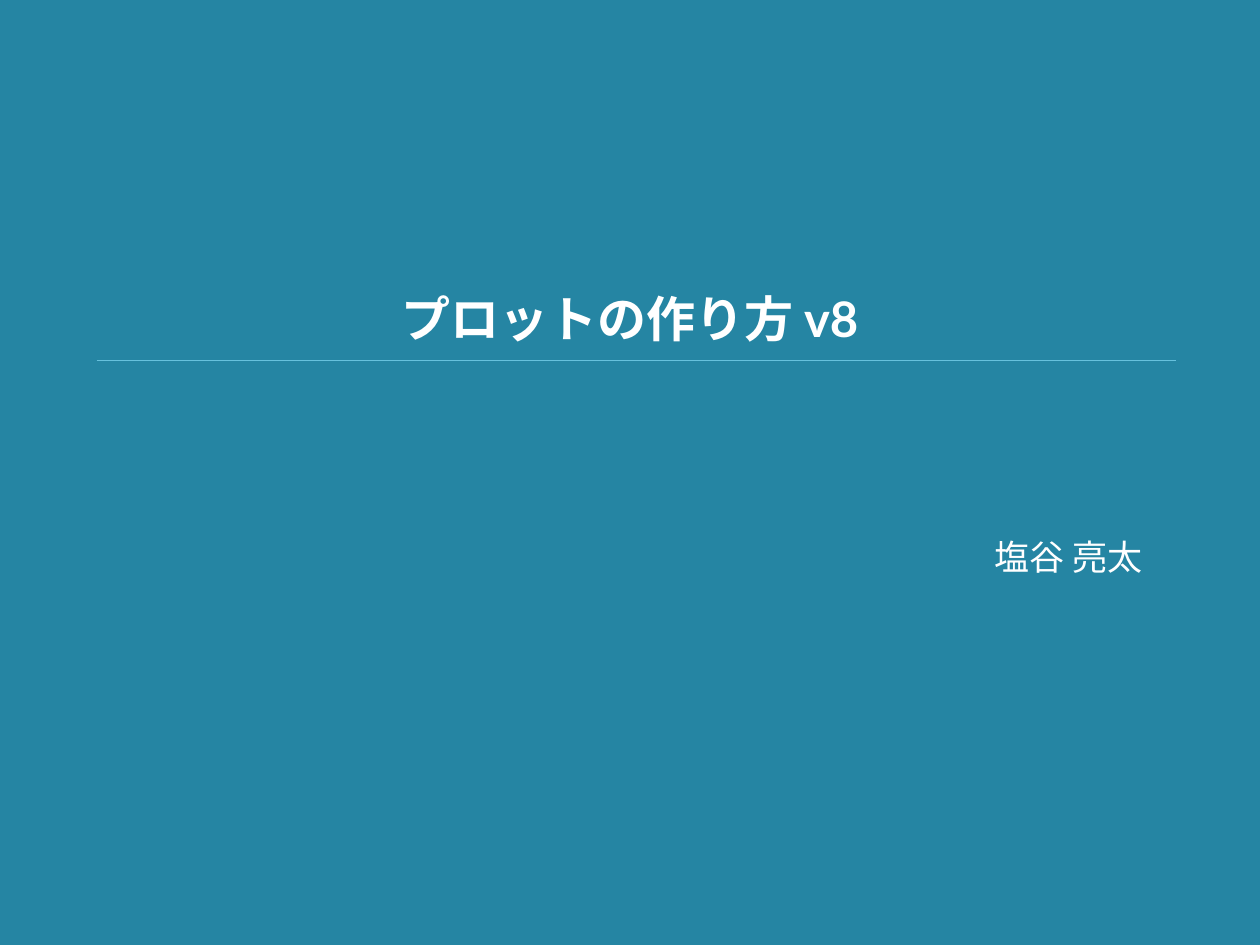
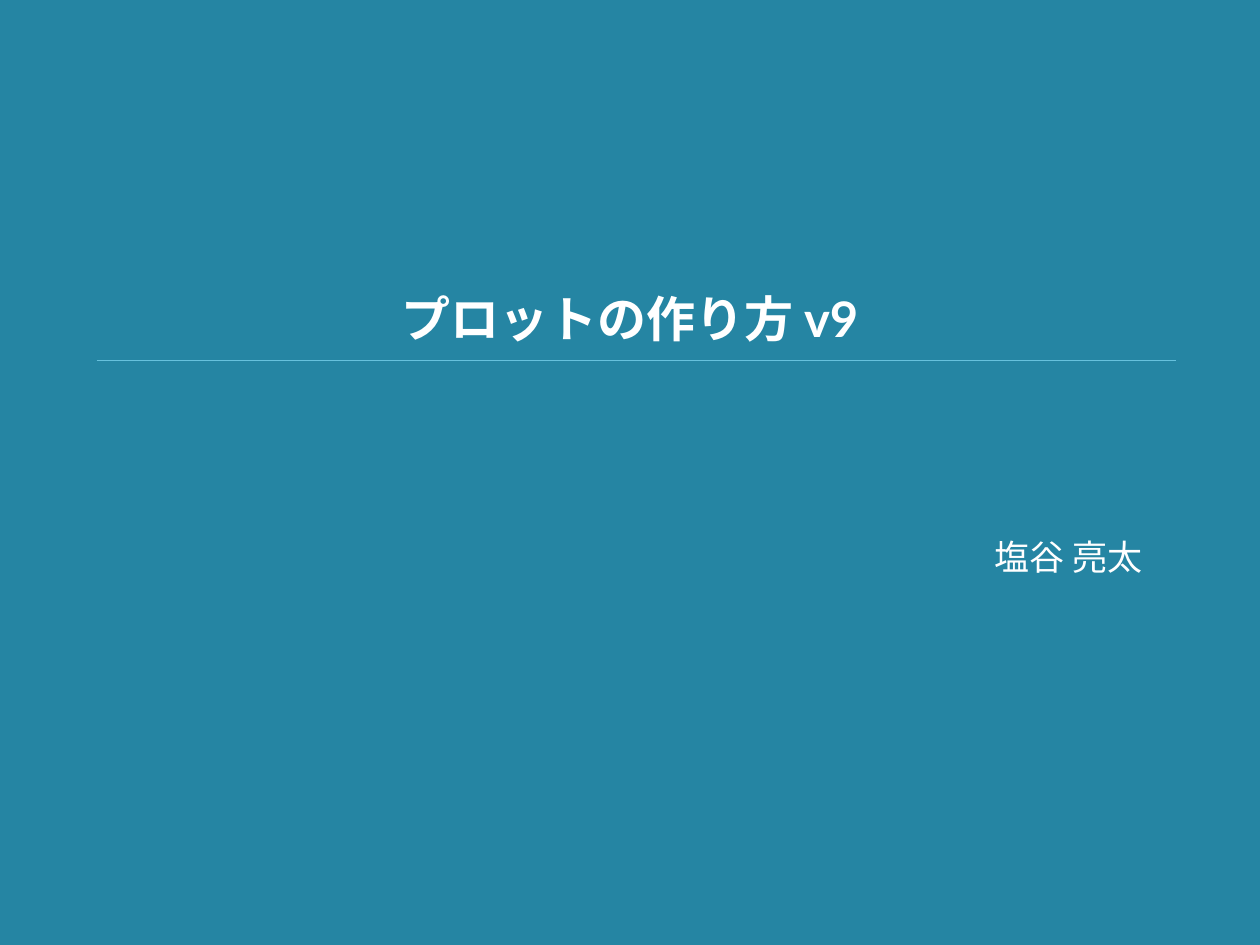
Before and after one commit to shioya-lab/how-to, a slide deck: slide 1 of plot.pptx. Drawn at 1260x945 pixels with LibreOffice and Linux fonts; fonts in the diff are those of the drawing. Boxes give left, top, right and bottom in pixels: in the first picture for what was removed or moved away, otherwise in the second. Text is boxed around its words. In the diff, an @@ line names an element or a change of style, - is before the commit and + after.

Commit message:
プロットの作り方を更新
チェックリストの明確化，課題から掘り下げる方法の追加，インデントの親子関係について追加

```diff
--- a/plot.pptx
+++ b/plot.pptx
@@ title at (402,295,858,342): text changed @@
-プロットの作り方 v8
+プロットの作り方 v9
```
Also in this commit, not shown: 8 other slides changed, 5 slides added, 1 other file.
